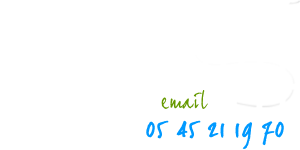
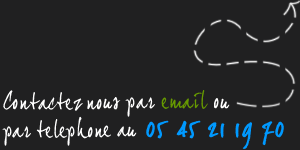
Revision of a layered (300, 150) image; what changed, layer by layer:
removed layer "Calque 3" over [58, 99, 65, 104]
added group "Suivez-nous" with 2 layers above "Fond" over [2, 0, 300, 149]
moved "Contactez nous par email ou par telephone au 05 45 21 19 70" into group "Suivez-nous" over [2, 90, 284, 149]
moved "Calque 2" into group "Suivez-nous" over [193, 0, 300, 108]
showed "Fond" over [0, 0, 300, 150]
